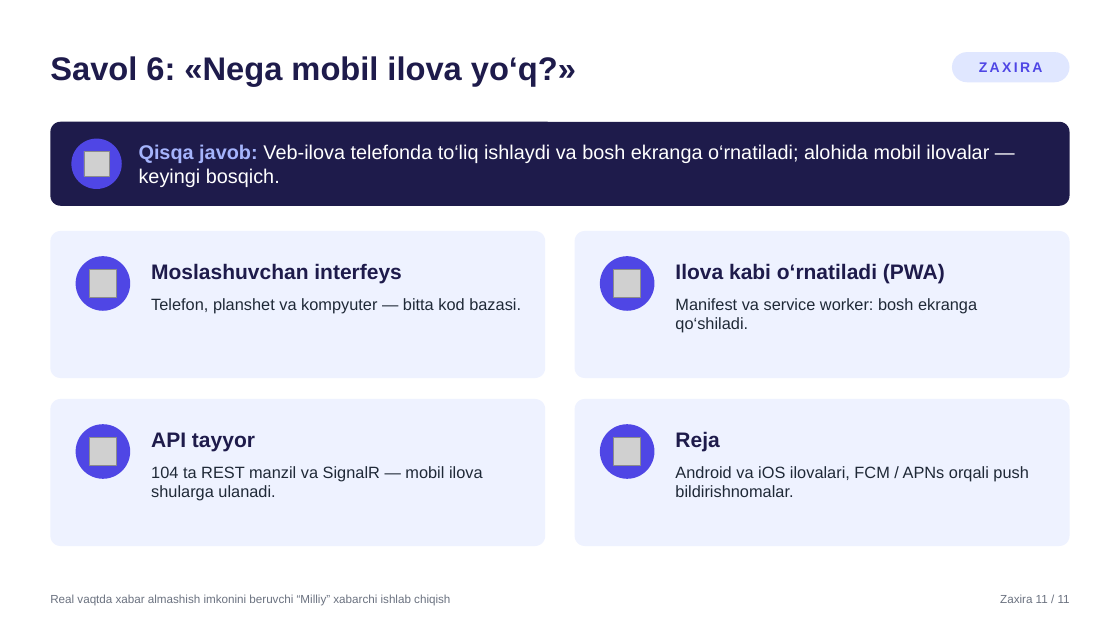
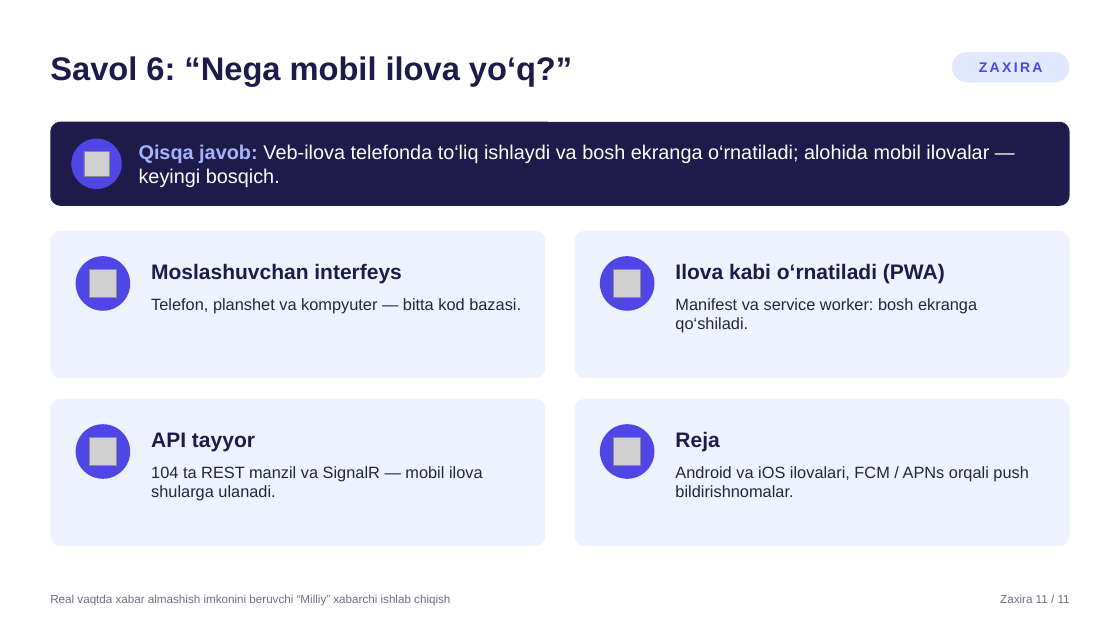
Before and after one commit to SardorSohinazarov/diplom-ish, a slide deck: slide 29 of diplom/Himoya_taqdimoti_Sohinazarov_Sardor.pptx. Drawn at 1120x630 pixels with LibreOffice and Linux fonts; fonts in the diff are those of the drawing; grey boxes stand for pictures. Boxes give left, top, right and bottom in pixels: in the first picture for what was removed or moved away, otherwise in the second. Text is boxed around its words. In the diff, an @@ line names an element or a change of style, - is before the commit and + after.

```diff
--- a/diplom/Himoya_taqdimoti_Sohinazarov_Sardor.pptx
+++ b/diplom/Himoya_taqdimoti_Sohinazarov_Sardor.pptx
@@ text at [50,56,572,86]: text changed @@
-Savol 6: «Nega mobil ilova yo‘q?»
+Savol 6: “Nega mobil ilova yo‘q?”
```
Also in this commit, not shown: 19 other slides changed, 2 other files.
